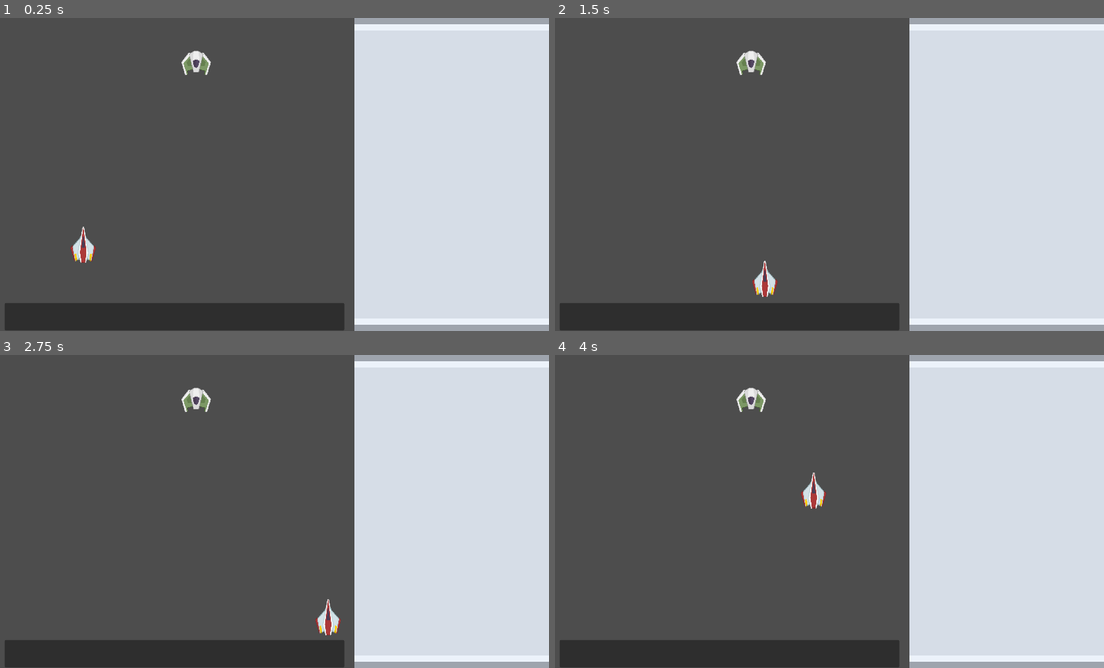
Above: before the commit, frames 1-4 (two rows, left to right).
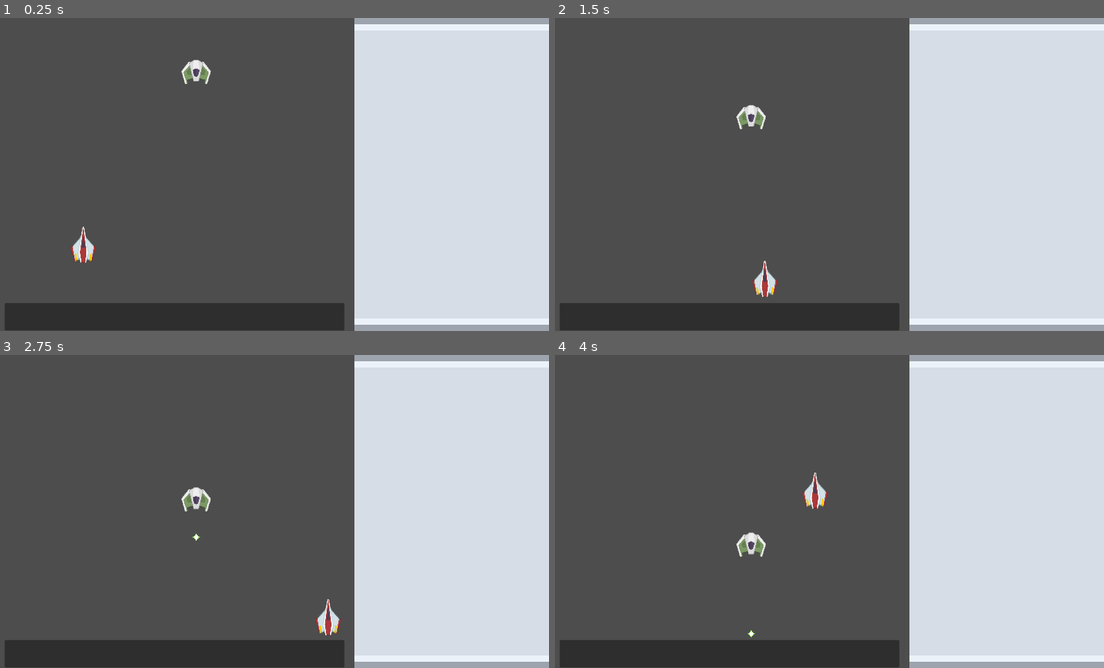
Above: after the commit, the same moments.

Repository: dompetriella/precious_cargo
Game: Godot game, scene res://game.tscn
Same seed, same stepped clock (60 frames per second), same inputs: the game is played once before the commit and once after it.
Inputs:
- Up to frame 1 (0.25 s): no input
- Up to frame 2 (1.5 s): hold Right (ui_right) 0.53-1.28 s; tap Space (ui_select) at 0.77 s; hold Down (ui_down) from 1.28 s (still down)
- Up to frame 3 (2.75 s): tap Space (ui_select) at 1.52 s; release Down (ui_down) at 2.03 s; hold Right (ui_right) from 2.03 s (still down)
- Up to frame 4 (4 s): release Right (ui_right) at 2.78 s; hold Up (ui_up) 2.78-3.53 s; tap Space (ui_select) at 3.02, 3.77 s; hold Left (ui_left) from 3.53 s (still down)

The runs differ from the first frame. In frame 1, 0.4% of the frame differs, in the area x 33-39%, y 10-22%; in frame 2, 0.5%; in frame 3, 0.5%; in frame 4, 0.8%, in the area x 33-50%, y 10-91%.

Commit message:
bullets working

Diff:
--- a/bullet/bullet.gd
+++ b/bullet/bullet.gd
@@ -3,6 +3,7 @@
 
 @export var speed: int = 650;
 @export var bullet_damage: float = 5.0;
+@export var bullet_angle: float = 270;
 # Called when the node enters the scene tree for the first time.
 func _ready() -> void:
 	pass;
@@ -13,9 +14,13 @@
 	self.global_position.y -= speed * delta;
 
 
+
 func _on_area_entered(area: Area2D) -> void:
-	if (area.is_in_group(NodeGroups.boundary)):
-		await get_tree().create_timer(0.5).timeout;
-		self.queue_free;
-	elif (area.is_in_group(NodeGroups.enemy)):
+	if (area.is_in_group(NodeGroups.enemy)):
 		self.queue_free();
+
+
+func _on_body_entered(body: Node2D) -> void:
+	if (body is StaticBody2D):
+		await get_tree().create_timer(3).timeout;
+		self.queue_free();
--- /dev/null
+++ b/components/cannon_component/cannon_component.gd
@@ -0,0 +1,47 @@
+extends Node
+
+@export var cannon_tip_offset: Vector2;
+@export var cannon_type: Enums.CannonType;
+@export var bullet_speed: int = 200;
+@export var max_fire_delay: float = 0.08;
+
+var player_bullet: PackedScene;
+var enemy_bullet: PackedScene;
+var fire_delay: float = 0;
+
+
+# Called when the node enters the scene tree for the first time.
+func _ready() -> void:
+	player_bullet = load("res://bullet/bullet.tscn");
+	enemy_bullet = load("res://enemy_bullet/enemy_bullet.tscn");
+	fire_delay = max_fire_delay;
+
+func _process(delta: float) -> void:
+	var cannon_position: Vector2 = get_parent().global_position + cannon_tip_offset;
+	_fire_weapon(delta, cannon_position);
+
+func _fire_weapon(delta: float, cannon_position: Vector2):
+	if (fire_delay < 0):
+		match (cannon_type):
+			Enums.CannonType.PLAYER:
+				_player_fire(delta);
+			Enums.CannonType.NONE:
+				print("NONE, FOLLOWING");
+			Enums.CannonType.DOWNAIM:
+				_fire_downaim(delta, cannon_position);
+			_:
+				print('other');
+
+		fire_delay = max_fire_delay;
+	else:
+		fire_delay -= 1.0 * delta;
+
+func _player_fire(delta: float):
+	pass;
+
+func _fire_downaim(delta: float, cannon_position: Vector2):
+	var bullet_instance: EnemyBullet = enemy_bullet.instantiate();
+	bullet_instance.bullet_angle = 90;
+	bullet_instance.speed = bullet_speed;
+	bullet_instance.global_position = cannon_position;
+	self.add_child(bullet_instance);
--- /dev/null
+++ b/components/cannon_component/cannon_component.tscn
@@ -0,0 +1,6 @@
+[gd_scene load_steps=2 format=3 uid="uid://qldwjfs3dd3q"]
+
+[ext_resource type="Script" path="res://components/cannon_component/cannon_component.gd" id="1_neunm"]
+
+[node name="CannonComponent" type="Node"]
+script = ExtResource("1_neunm")
--- a/components/health_component/health_component.gd
+++ b/components/health_component/health_component.gd
@@ -19,4 +19,6 @@
 	print(str(health) + "/" + str(max_health));
 
 	if (health <= 0):
+		var score_amount: int = get_parent().score;
+		Events.increase_game_score.emit(score_amount);
 		get_parent().queue_free();
--- a/components/hitbox_component/hitbox_component.gd
+++ b/components/hitbox_component/hitbox_component.gd
@@ -8,7 +8,9 @@
 		print("I have been struck!");
 		health_component.take_damage(area.bullet_damage);
 
-
 func _on_body_entered(body: Node2D) -> void:
 	if (body is Player):
 		health_component.take_damage(body.player_collision_damage);
+	if (body is StaticBody2D):
+		await get_tree().create_timer(5).timeout;
+		self.queue_free();
--- /dev/null
+++ b/components/score_increase_component/score_increase_component.gd
@@ -0,0 +1,7 @@
+extends Node2D
+
+@export var health_component: HealthComponent;
+@export var score_increase: int = 10;
+
+func _increase_score(score_increase: int):
+	Events.increase_game_score.emit(score_increase);
--- /dev/null
+++ b/components/score_increase_component/score_increase_component.tscn
@@ -0,0 +1,6 @@
+[gd_scene load_steps=2 format=3 uid="uid://oo5u6ud6gh8p"]
+
+[ext_resource type="Script" path="res://components/score_increase_component/score_increase_component.gd" id="1_0u6pe"]
+
+[node name="ScoreIncreaseComponent" type="Node2D"]
+script = ExtResource("1_0u6pe")
--- a/enemy/standard.gd
+++ b/enemy/standard.gd
@@ -1,11 +1,11 @@
-extends Node
+class_name Standard
+extends Node2D
 
+@export var score: int = 10;
+@export var speed: float = 90;
 
-# Called when the node enters the scene tree for the first time.
-func _ready() -> void:
-	pass # Replace with function body.
+func _process(delta: float) -> void:
+	_move(delta);
 
-
-# Called every frame. 'delta' is the elapsed time since the previous frame.
-func _process(delta: float) -> void:
-	pass
+func _move(delta: float):
+	self.global_position.y += speed * delta
--- a/enemy/standard.tscn
+++ b/enemy/standard.tscn
@@ -1,8 +1,10 @@
-[gd_scene load_steps=5 format=3 uid="uid://c30p1lhw5k71h"]
+[gd_scene load_steps=7 format=3 uid="uid://c30p1lhw5k71h"]
 
 [ext_resource type="Texture2D" uid="uid://cdl34vtnwa6sy" path="res://assets/non_ui/Enemies/standard.png" id="1_q1m8o"]
+[ext_resource type="Script" path="res://enemy/standard.gd" id="1_vdear"]
 [ext_resource type="PackedScene" uid="uid://b8b1ums63srw0" path="res://components/health_component/health_component.tscn" id="2_yap5x"]
 [ext_resource type="PackedScene" uid="uid://cdwg8nw2fcj22" path="res://components/hitbox_component/hitbox_component.tscn" id="3_6j85d"]
+[ext_resource type="PackedScene" uid="uid://qldwjfs3dd3q" path="res://components/cannon_component/cannon_component.tscn" id="5_exmwr"]
 
 [sub_resource type="CapsuleShape2D" id="CapsuleShape2D_vw246"]
 radius = 33.3333
@@ -10,6 +12,9 @@
 
 [node name="StandardDown" type="Node2D"]
 scale = Vector2(0.6, 0.6)
+script = ExtResource("1_vdear")
+score = 25
+speed = 75.0
 
 [node name="Sprite2D" type="Sprite2D" parent="."]
 texture = ExtResource("1_q1m8o")
@@ -24,3 +29,9 @@
 position = Vector2(-3.55271e-14, -8.33333)
 rotation = 1.5708
 shape = SubResource("CapsuleShape2D_vw246")
+
+[node name="CannonComponent" parent="." instance=ExtResource("5_exmwr")]
+cannon_tip_offset = Vector2(0, 17)
+cannon_type = 2
+bullet_speed = 160
+max_fire_delay = 2.0
--- a/enemy_bullet/enemy_bullet.gd
+++ b/enemy_bullet/enemy_bullet.gd
@@ -1,12 +1,26 @@
 class_name EnemyBullet
-extends Node
+extends Node2D
 
+@export var enemy_bullet_damage: int = 5;
+@export var bullet_angle: float = 90;
+@export var speed: float = 500;
 
-# Called when the node enters the scene tree for the first time.
-func _ready() -> void:
-	pass # Replace with function body.
+var starting_position: Vector2;
 
+func _on_ready():
+	self.global_position = starting_position;
+	print("sir lancelot I am ready")
 
-# Called every frame. 'delta' is the elapsed time since the previous frame.
+func _on_body_entered(body: Node2D) -> void:
+	if (body is Player):
+		Events.damage_player.emit(enemy_bullet_damage);
+		self.queue_free();
+	if (body is StaticBody2D):
+		await get_tree().create_timer(3).timeout;
+		self.queue_free();
+
 func _process(delta: float) -> void:
-	pass
+	print(starting_position);
+	var angle_in_radians = deg_to_rad(bullet_angle);
+	var bullet_direction: Vector2 = Vector2(cos(angle_in_radians), sin(angle_in_radians)).normalized();
+	self.global_position += bullet_direction * speed * delta;
--- a/enemy_bullet/enemy_bullet.tscn
+++ b/enemy_bullet/enemy_bullet.tscn
@@ -1,3 +1,20 @@
-[gd_scene format=3 uid="uid://1wtfivvcqah"]
+[gd_scene load_steps=4 format=3 uid="uid://1wtfivvcqah"]
 
-[node name="EnemyBullet" type="Node2D"]
+[ext_resource type="Script" path="res://enemy_bullet/enemy_bullet.gd" id="1_46oxv"]
+[ext_resource type="Texture2D" uid="uid://bn8wj3fr2cnqc" path="res://assets/non_ui/Lasers/laserGreen14.png" id="1_mogj3"]
+
+[sub_resource type="CircleShape2D" id="CircleShape2D_8cq6u"]
+radius = 13.0
+
+[node name="EnemyBullet" type="Area2D"]
+scale = Vector2(0.33, 0.33)
+script = ExtResource("1_46oxv")
+
+[node name="Sprite2D" type="Sprite2D" parent="."]
+texture = ExtResource("1_mogj3")
+
+[node name="CollisionShape2D" type="CollisionShape2D" parent="."]
+shape = SubResource("CircleShape2D_8cq6u")
+
+[connection signal="area_entered" from="." to="." method="_on_area_entered"]
+[connection signal="body_entered" from="." to="." method="_on_body_entered"]
--- /dev/null
+++ b/enums.gd
@@ -0,0 +1,11 @@
+class_name Enums
+
+enum CannonType {
+	NONE,
+	PLAYER,
+	DOWNAIM,
+	EXPAND,
+	FOLLOW,
+	EAR,
+	MARCH
+}
--- a/events.gd
+++ b/events.gd
@@ -1,11 +1,4 @@
 extends Node
 
-
-# Called when the node enters the scene tree for the first time.
-func _ready() -> void:
-	pass # Replace with function body.
-
-
-# Called every frame. 'delta' is the elapsed time since the previous frame.
-func _process(delta: float) -> void:
-	pass
+signal increase_game_score(score_increase: int);
+signal damage_player(enemy_damage: int);
--- a/game.tscn
+++ b/game.tscn
@@ -6,7 +6,7 @@
 [ext_resource type="PackedScene" uid="uid://c30p1lhw5k71h" path="res://enemy/standard.tscn" id="4_r8xv4"]
 
 [sub_resource type="RectangleShape2D" id="RectangleShape2D_7xdk3"]
-size = Vector2(20, 654)
+size = Vector2(13, 1993)
 
 [sub_resource type="RectangleShape2D" id="RectangleShape2D_rx5ws"]
 size = Vector2(8007, 74)
@@ -15,35 +15,50 @@
 size = Vector2(5837, 61.25)
 
 [sub_resource type="RectangleShape2D" id="RectangleShape2D_0gkp1"]
-size = Vector2(20, 654)
+size = Vector2(17, 1999)
 
 [node name="Game" type="Node2D"]
 
-[node name="Player" parent="." groups=["Player"] instance=ExtResource("1_rcrqx")]
+[node name="PlayArea" type="Node2D" parent="."]
+
+[node name="LevelContainer" type="Node2D" parent="PlayArea"]
+
+[node name="LeftSpawnBoundary" type="Marker2D" parent="PlayArea"]
+unique_name_in_owner = true
+position = Vector2(91, -472)
+
+[node name="RightSpawnBoundary" type="Marker2D" parent="PlayArea"]
+unique_name_in_owner = true
+position = Vector2(656, -476)
+
+[node name="Player" parent="PlayArea" groups=["Player"] instance=ExtResource("1_rcrqx")]
 position = Vector2(187, 470)
 speed = 350
 
-[node name="Boundary" type="StaticBody2D" parent="." groups=["Boundary"]]
+[node name="EnemyGenerator" type="Node" parent="PlayArea" groups=["EnemyGenerator"]]
+unique_name_in_owner = true
 
-[node name="Left" type="CollisionShape2D" parent="Boundary"]
-position = Vector2(11, 317)
+[node name="sd" parent="PlayArea" instance=ExtResource("4_r8xv4")]
+position = Vector2(421, 93)
+
+[node name="Boundary" type="StaticBody2D" parent="PlayArea" groups=["Boundary"]]
+
+[node name="Left" type="CollisionShape2D" parent="PlayArea/Boundary"]
+position = Vector2(8.5, 154.5)
 shape = SubResource("RectangleShape2D_7xdk3")
 
-[node name="Bottom" type="CollisionShape2D" parent="Boundary"]
+[node name="Bottom" type="CollisionShape2D" parent="PlayArea/Boundary"]
 position = Vector2(645.5, 614)
 shape = SubResource("RectangleShape2D_rx5ws")
 
-[node name="Up" type="CollisionShape2D" parent="Boundary"]
+[node name="Up" type="CollisionShape2D" parent="PlayArea/Boundary"]
 position = Vector2(45.5, -19.625)
 shape = SubResource("RectangleShape2D_ey6ij")
 
-[node name="Right" type="CollisionShape2D" parent="Boundary"]
-position = Vector2(738, 321)
+[node name="Right" type="CollisionShape2D" parent="PlayArea/Boundary"]
+position = Vector2(739.5, 148.5)
 shape = SubResource("RectangleShape2D_0gkp1")
 
 [node name="MainUIPanel" parent="." instance=ExtResource("2_odq1e")]
 
 [node name="ScorePanel" parent="." instance=ExtResource("3_111iu")]
-
-[node name="sd" parent="." instance=ExtResource("4_r8xv4")]
-position = Vector2(421, 93)
--- a/global.gd
+++ b/global.gd
@@ -3,3 +3,4 @@
 const player = "Player";
 const enemy = "Enemy";
 const boundary = "Boundary";
+const enemy_generator = "EnemyGenerator";
